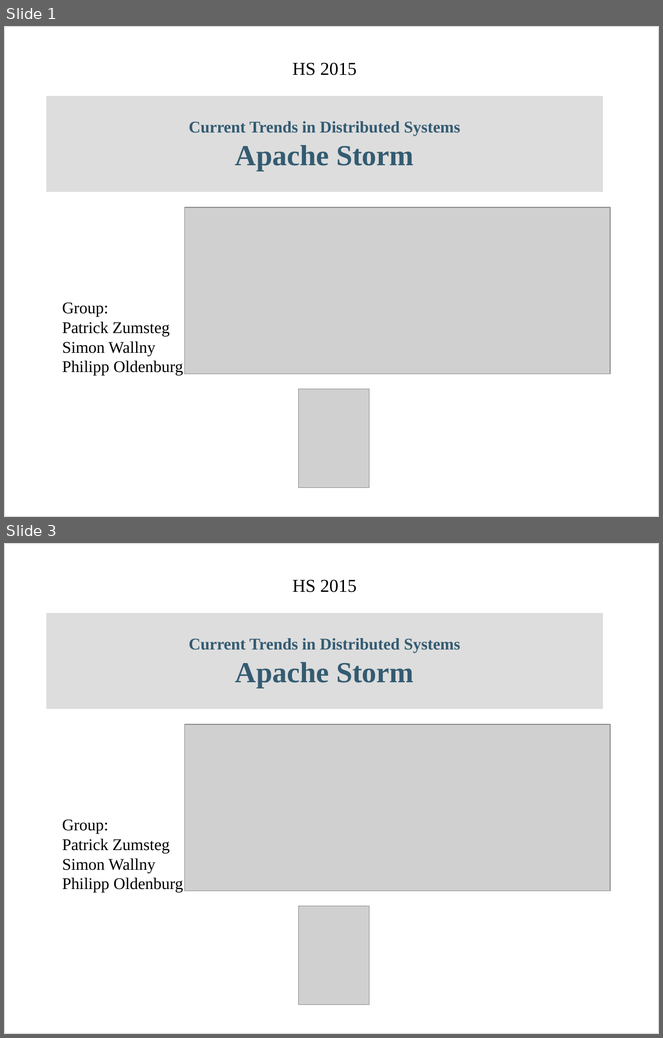
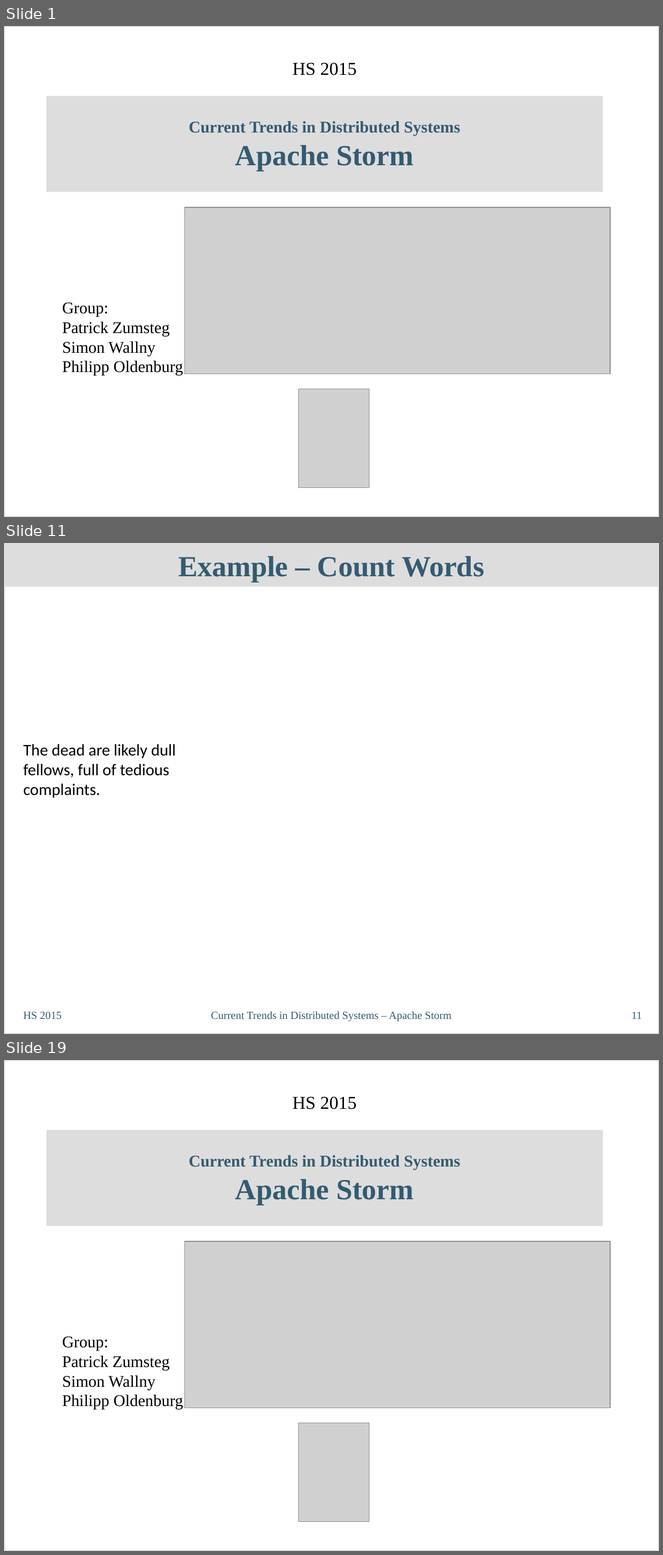
Before and after one commit to philipp-oldenburg/ctds-storm, a slide deck: Storm-Referat/CT-Präsentation - Simon.odp. Shown one above the other, each under a label of ours: slides 1 and 3 before the commit, slides 1, 11 and 19 after it; the slides between them are not shown. The pictures are 663x1038 and 663x1555 pixels, drawn with LibreOffice and Linux fonts; fonts in the diff are those of the drawing; grey boxes stand for pictures; background and template pictures are left out. Boxes give left, top, right and bottom in pixels: in the first picture for what was removed or moved away, otherwise in the second. Text is boxed around its words. In the diff, an @@ line names an element or a change of style, - is before the commit and + after.

```diff
--- a/Storm-Referat/CT-Präsentation - Simon.odp
+++ b/Storm-Referat/CT-Präsentation - Simon.odp
@@ slide 11 added at bbox=[4, 543, 659, 1034], background picture (left out); not listed: 1 template element that a slide beside it also shows @@
@@ title added at bbox=[4, 543, 659, 587], fill #DDDDDD, 32 pt, text #335B71, bold @@
+Example – Count Words
@@ text added at bbox=[23, 744, 176, 798], 18 pt, text #000000 @@
+The dead are likely dull fellows, full of tedious complaints.
@@ text added at bbox=[23, 1012, 62, 1019], 12 pt, text #335B71 @@
+HS 2015
@@ text added at bbox=[211, 1012, 452, 1022], 12 pt, text #335B71 @@
+Current Trends in Distributed Systems – Apache Storm
@@ page number added at bbox=[632, 1012, 642, 1019], 12 pt, text #335B71 @@
+11
@@ what was slide 3 is now slide 19 @@
```
Also in this commit, not shown: 1 slide changed, 15 other slides added.
